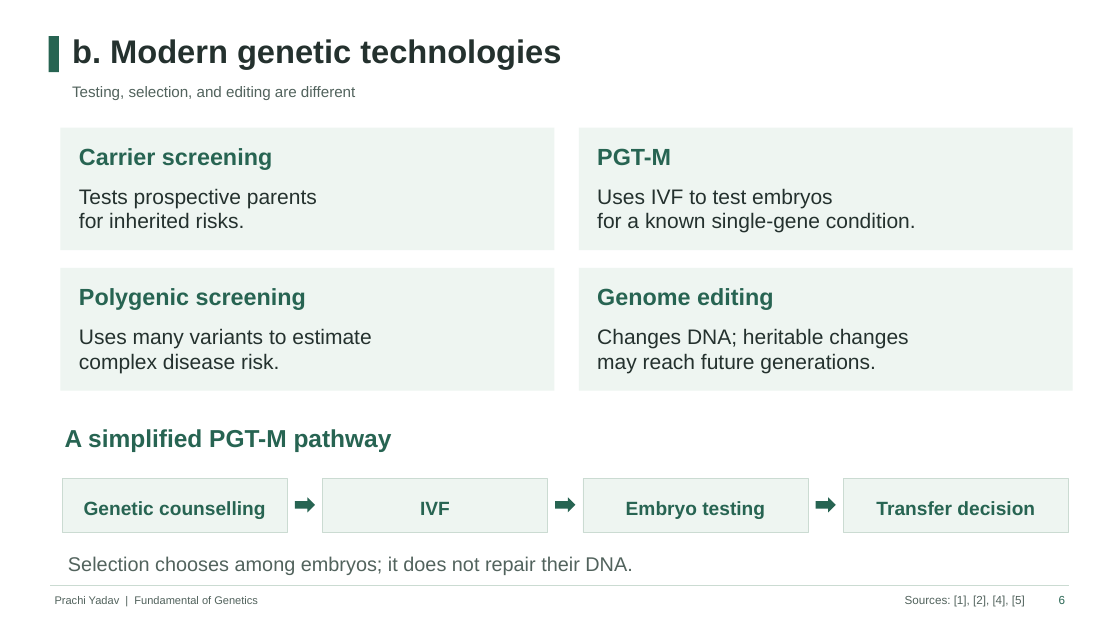
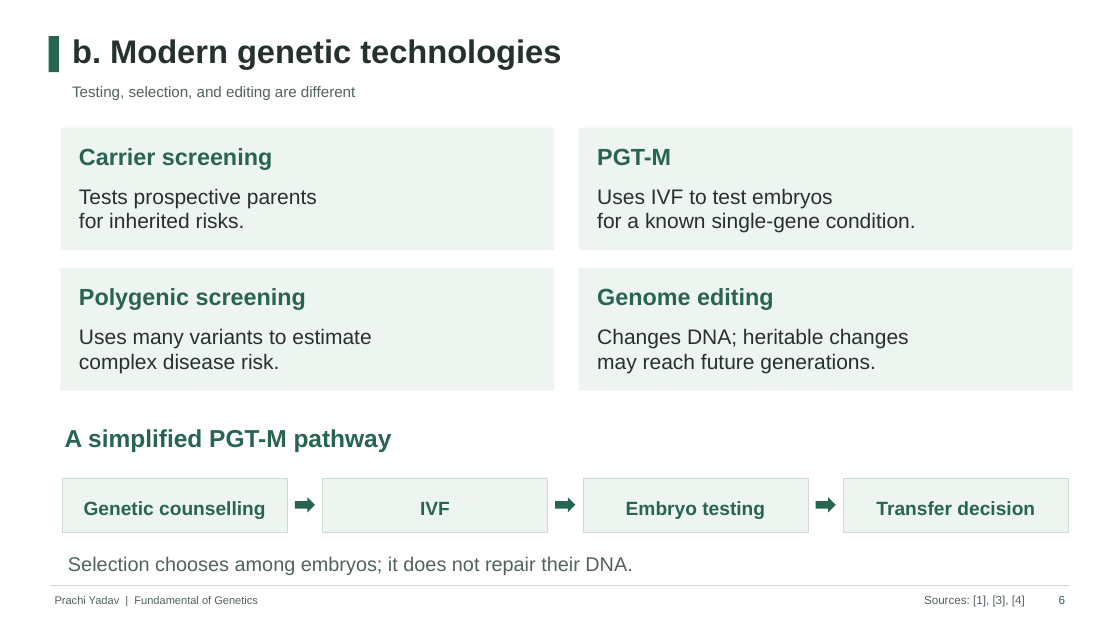
Before and after one commit to yadavmegha0720-cmd/Assignment_Data-structure_Lab, a slide deck: slide 6 of Eugenics_Genetics_Presentation.pptx. Drawn at 1120x630 pixels with LibreOffice and Linux fonts; fonts in the diff are those of the drawing. Boxes give left, top, right and bottom in pixels: in the first picture for what was removed or moved away, otherwise in the second. Text is boxed around its words. In the diff, an @@ line names an element or a change of style, - is before the commit and + after.

```diff
--- a/Eugenics_Genetics_Presentation.pptx
+++ b/Eugenics_Genetics_Presentation.pptx
@@ text at <box>924,595,1025,607</box>: text changed @@
-Sources: [1], [2], [4], [5]
+Sources: [1], [3], [4]
```
Also in this commit, not shown: 11 other slides changed, 2 slides added, 2 slides removed, 1 other file.
